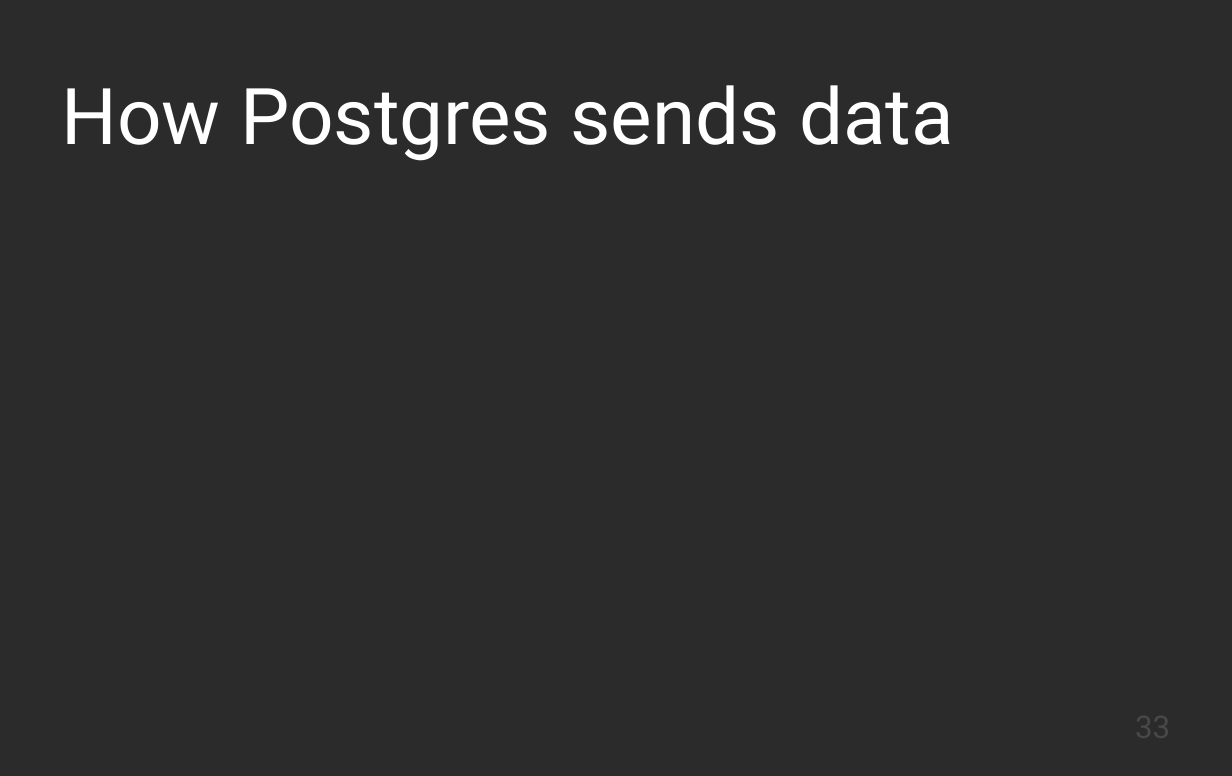
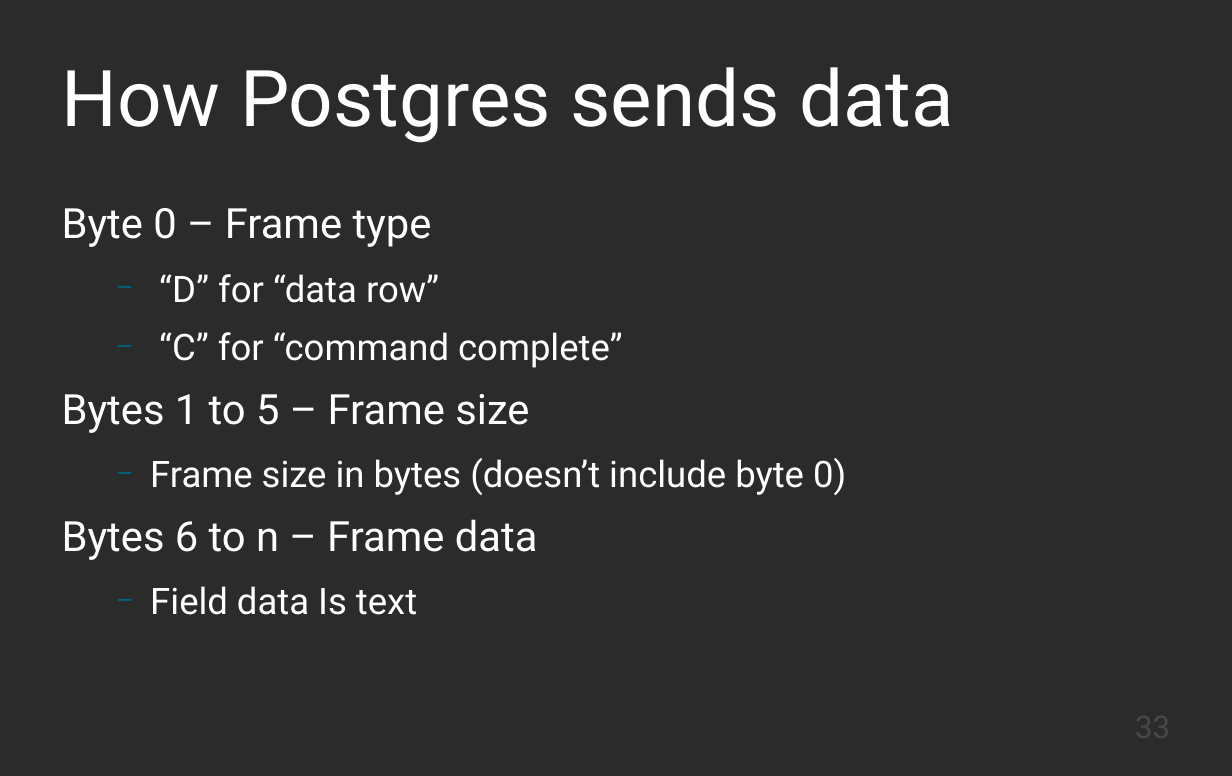
Before and after one commit to KayEss/cpp-designing4performance, a slide deck: slide 33 of slides/Designing APIs For Performance.odp. Drawn at 1232x776 pixels with LibreOffice and Linux fonts; fonts in the diff are those of the drawing; background and template pictures are left out; a plain dark background stands for a picture behind light text. Boxes give left, top, right and bottom in pixels: in the first picture for what was removed or moved away, otherwise in the second. Text is boxed around its words. In the diff, an @@ line names an element or a change of style, - is before the commit and + after.

```diff
--- a/slides/Designing APIs For Performance.odp
+++ b/slides/Designing APIs For Performance.odp
@@ title "How Postgres sends data": place and size @@
-title "How Postgres sends data" at bbox=[62, 85, 954, 161]
+title "How Postgres sends data" at bbox=[62, 67, 954, 143]
@@ text added at bbox=[62, 208, 846, 615], 28 pt, text #FFFFFF @@
+Byte 0 – Frame type
+  − “D” for “data row”
+  − “C” for “command complete”
+Bytes 1 to 5 – Frame size
+  − Frame size in bytes (doesn’t include byte 0)
+Bytes 6 to n – Frame data
+  − Field data Is text
```
Also in this commit, not shown: 9 slides added, 3 slides removed, 2 other files.
